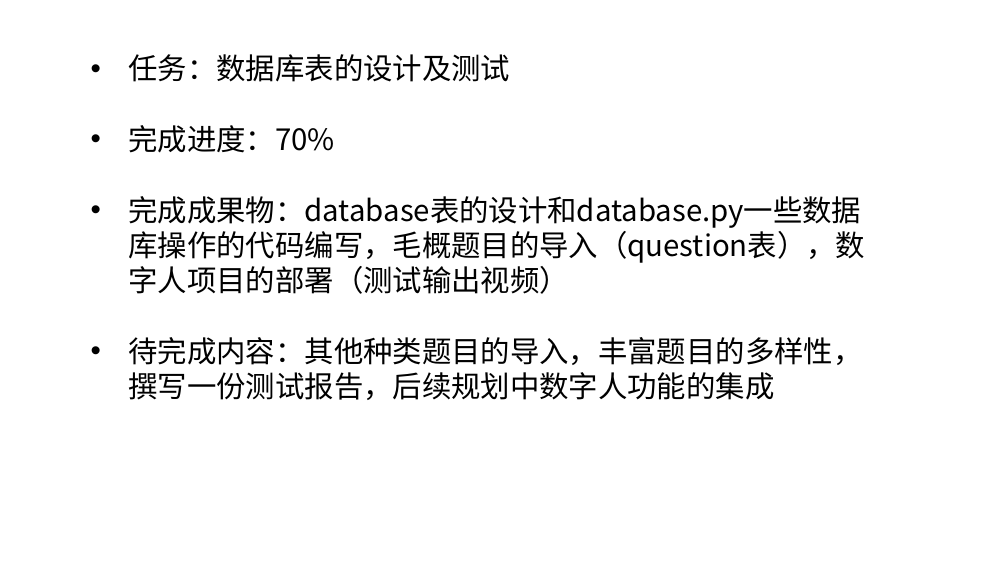
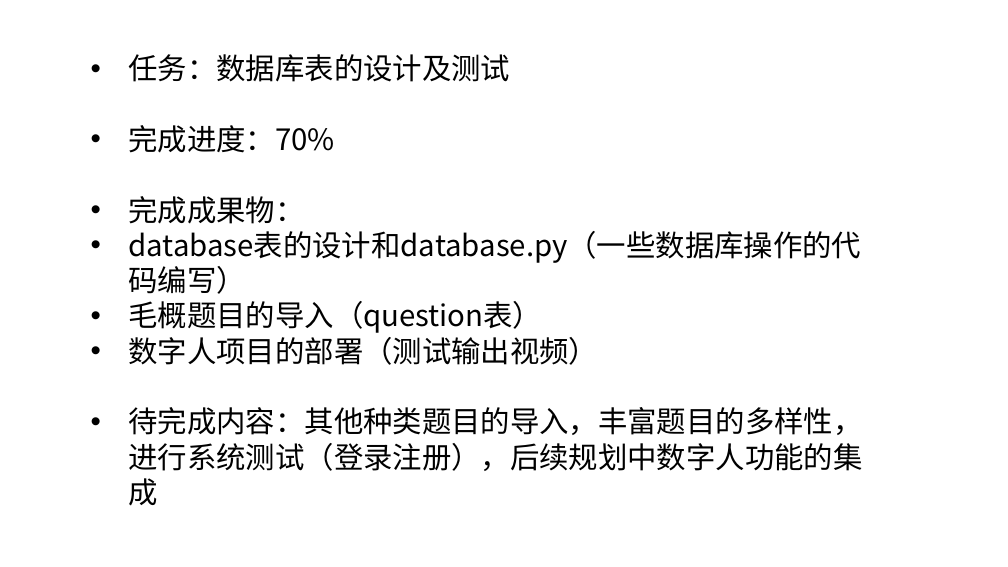
Before and after one commit to C32-SoundTech/SoundTech, a slide deck: slide 2 of docs/yuz/1009汇报.pptx. Drawn at 1008x567 pixels with LibreOffice and Linux fonts; fonts in the diff are those of the drawing. Boxes give left, top, right and bottom in pixels: in the first picture for what was removed or moved away, otherwise in the second. Text is boxed around its words. In the diff, an @@ line names an element or a change of style, - is before the commit and + after.

Commit message:
ppt

```diff
--- a/docs/yuz/1009汇报.pptx
+++ b/docs/yuz/1009汇报.pptx
@@ text at bbox=[129, 196, 863, 506]: text changed @@
-• 完成成果物：database表的设计和database.py一些数据库操作的代码编写，毛概题目的导入（question表），数字人项目的部署（测试输出视频）
-• 待完成内容：其他种类题目的导入，丰富题目的多样性，撰写一份测试报告，后续规划中数字人功能的集成
+• 完成成果物：
+• database表的设计和database.py（一些数据库操作的代码编写）
+• 毛概题目的导入（question表）
+• 数字人项目的部署（测试输出视频）
+• 待完成内容：其他种类题目的导入，丰富题目的多样性，进行系统测试（登录注册），后续规划中数字人功能的集成
```
Also in this commit, not shown: 1 slide added.
